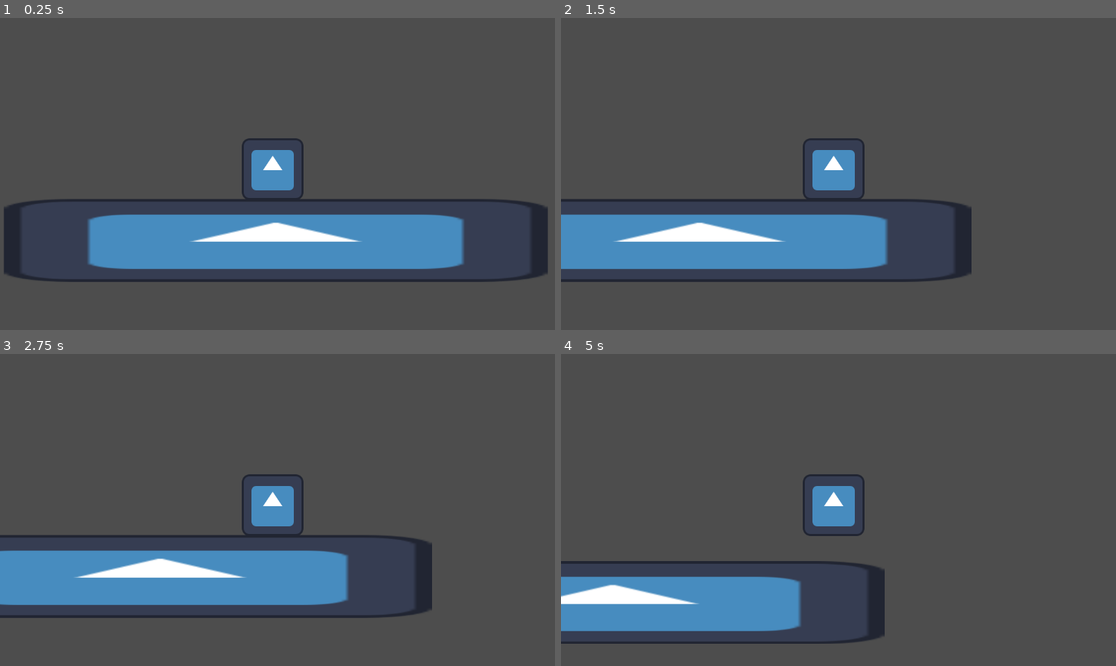
Above: before the commit, frames 1-4 (two rows, left to right).
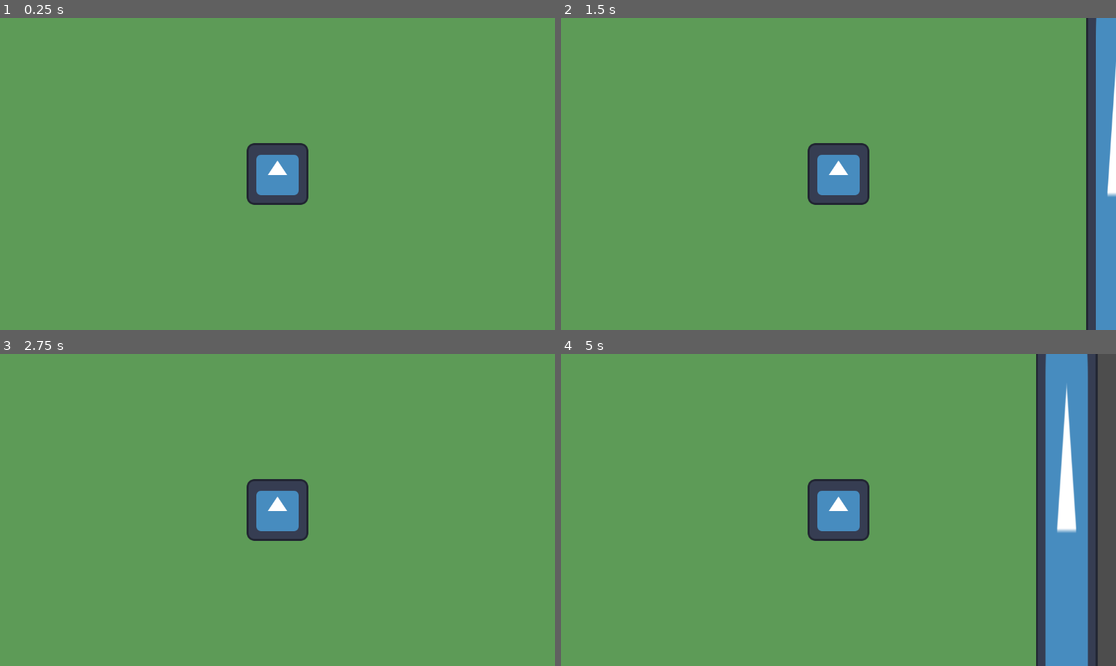
Above: after the commit, the same moments.

Repository: CupChad/SurvivorLike
Game: Godot game, scene res://Assets/main.tscn
The game is run twice, just before and just after one commit, with the same random seed, the same clock (stepped at 60 frames per second) and the same inputs. Before the commit the project starts from res://Nodes/node_2d.tscn. The engine's default icon, where the game draws it, is replaced by a stand-in: a white triangle on a blue panel in a dark square.
Inputs:
- Up to frame 1 (0.25 s): no input
- Up to frame 2 (1.5 s): tap Enter at 0.5 s; hold D (move_right) from 0.53 s (still down); tap Space (jump, bound only before the commit) at 0.6, 0.77, 1.07, 1.35 s
- Up to frame 3 (2.75 s): tap Space (jump, bound only before the commit) at 1.52, 1.82, 2.1 s; release D (move_right) at 2.03 s; hold A (move_left) from 2.03 s (still down)
- Up to frame 4 (5 s): release A (move_left) at 2.78 s; hold D (move_right) 2.78-4.28 s; tap Space (jump, bound only before the commit) at 2.85, 3.02, 3.32, 3.6, 3.77, 4.07, 4.35, 4.52, 4.82 s; hold A (move_left) from 4.28 s (still down)

The runs differ from the first frame. In frame 1, 99% of the frame differs, in the area x 0-100%, y 0-100%; in frame 2, 97%; in frame 3, 99%; in frame 4, 93%.

Commit message:
Character, Objects, and Area Changes
Changed character movement to be appropriate, changed area to be enclosed and flat instead of a platform. Changed player and objects to be new scenes, allowing them to be added freely.

Diff:
--- /dev/null
+++ b/Assets/enemy_1.tscn
@@ -0,0 +1,3 @@
+[gd_scene format=3 uid="uid://bceemsywu52j"]
+
+[node name="Enemy1" type="CharacterBody2D"]
--- /dev/null
+++ b/Assets/main.tscn
@@ -0,0 +1,36 @@
+[gd_scene load_steps=3 format=3 uid="uid://d2ixxagmg7tvm"]
+
+[ext_resource type="PackedScene" uid="uid://h6cd11x5fhga" path="res://Assets/object_(rename).tscn" id="1_gthij"]
+[ext_resource type="PackedScene" uid="uid://c2evov8d782ml" path="res://Assets/player.tscn" id="2_6a851"]
+
+[node name="main" type="Node2D"]
+
+[node name="world" type="Node2D" parent="."]
+
+[node name="Background" type="ColorRect" parent="world"]
+offset_left = -1075.0
+offset_top = -587.0
+offset_right = 1097.0
+offset_bottom = 670.0
+color = Color(0.366875, 0.606781, 0.342611, 1)
+
+[node name="Object (rename)" parent="world" instance=ExtResource("1_gthij")]
+position = Vector2(-1037, 34)
+scale = Vector2(1, 10.1083)
+
+[node name="Object (rename)2" parent="world" instance=ExtResource("1_gthij")]
+position = Vector2(1053, 23.0001)
+scale = Vector2(1, 10.1083)
+
+[node name="Object (rename)3" parent="world" instance=ExtResource("1_gthij")]
+position = Vector2(0, -504)
+scale = Vector2(16.08, 1.66834)
+
+[node name="Object (rename)4" parent="world" instance=ExtResource("1_gthij")]
+position = Vector2(-19.9999, 636)
+scale = Vector2(16.08, 1.66834)
+
+[node name="character" type="Node2D" parent="."]
+
+[node name="Player" parent="character" instance=ExtResource("2_6a851")]
+speed = 500.0
--- /dev/null
+++ b/Assets/object_(rename).tscn
@@ -0,0 +1,14 @@
+[gd_scene load_steps=3 format=3 uid="uid://h6cd11x5fhga"]
+
+[ext_resource type="Texture2D" uid="uid://b4rocvkvo1vge" path="res://Image Assets/icon.svg" id="1_3tmiv"]
+
+[sub_resource type="RectangleShape2D" id="RectangleShape2D_8oxyd"]
+size = Vector2(128, 127.536)
+
+[node name="Object (rename)" type="StaticBody2D"]
+
+[node name="Sprite2D" type="Sprite2D" parent="."]
+texture = ExtResource("1_3tmiv")
+
+[node name="CollisionShape2D" type="CollisionShape2D" parent="."]
+shape = SubResource("RectangleShape2D_8oxyd")
--- /dev/null
+++ b/Assets/player.tscn
@@ -0,0 +1,20 @@
+[gd_scene load_steps=4 format=3 uid="uid://c2evov8d782ml"]
+
+[ext_resource type="Script" path="res://Scripts/character_body_movement.gd" id="1_1tjrg"]
+[ext_resource type="Texture2D" uid="uid://b4rocvkvo1vge" path="res://Image Assets/icon.svg" id="2_va6l1"]
+
+[sub_resource type="RectangleShape2D" id="RectangleShape2D_7n7we"]
+size = Vector2(119, 49)
+
+[node name="Player" type="CharacterBody2D"]
+script = ExtResource("1_1tjrg")
+speed = null
+
+[node name="Sprite2D" type="Sprite2D" parent="."]
+texture = ExtResource("2_va6l1")
+
+[node name="CollisionShape2D" type="CollisionShape2D" parent="."]
+position = Vector2(0, 38)
+shape = SubResource("RectangleShape2D_7n7we")
+
+[node name="Camera2D" type="Camera2D" parent="."]
--- a/Nodes/node_2d.tscn
+++ /dev/null
@@ -1,40 +0,0 @@
-[gd_scene load_steps=5 format=3 uid="uid://d2ixxagmg7tvm"]
-
-[ext_resource type="Script" path="res://Scripts/character_body_2d.gd" id="1_25h6v"]
-[ext_resource type="Texture2D" uid="uid://b4rocvkvo1vge" path="res://Image Assets/icon.svg" id="1_437ml"]
-
-[sub_resource type="RectangleShape2D" id="RectangleShape2D_tmc8w"]
-size = Vector2(128, 128)
-
-[sub_resource type="RectangleShape2D" id="RectangleShape2D_l4r8a"]
-size = Vector2(1126, 170)
-
-[node name="main" type="Node2D"]
-
-[node name="character" type="Node2D" parent="."]
-
-[node name="CharacterBody2D" type="CharacterBody2D" parent="character"]
-script = ExtResource("1_25h6v")
-
-[node name="Sprite2D" type="Sprite2D" parent="character/CharacterBody2D"]
-position = Vector2(-10, -10)
-texture = ExtResource("1_437ml")
-
-[node name="CollisionShape2D" type="CollisionShape2D" parent="character/CharacterBody2D"]
-position = Vector2(-10, -10)
-shape = SubResource("RectangleShape2D_tmc8w")
-
-[node name="Camera2D" type="Camera2D" parent="character/CharacterBody2D"]
-
-[node name="world" type="Node2D" parent="."]
-
-[node name="StaticBody2D" type="StaticBody2D" parent="world"]
-
-[node name="Sprite2D" type="Sprite2D" parent="world/StaticBody2D"]
-position = Vector2(-3.50005, 144)
-scale = Vector2(8.82031, 1.34375)
-texture = ExtResource("1_437ml")
-
-[node name="CollisionShape2D" type="CollisionShape2D" parent="world/StaticBody2D"]
-position = Vector2(-3, 145)
-shape = SubResource("RectangleShape2D_l4r8a")
--- a/Scripts/character_body_2d.gd
+++ /dev/null
@@ -1,25 +0,0 @@
-extends CharacterBody2D
-
-
-const SPEED = 300.0
-const JUMP_VELOCITY = -400.0
-
-
-func _physics_process(delta: float) -> void:
-	# Add the gravity.
-	if not is_on_floor():
-		velocity += get_gravity() * delta
-
-	# Handle jump.
-	if Input.is_action_just_pressed("jump") and is_on_floor():
-		velocity.y = JUMP_VELOCITY
-
-	# Get the input direction and handle the movement/deceleration.
-	# As good practice, you should replace UI actions with custom gameplay actions.
-	var direction := Input.get_axis("move_left", "move_right")
-	if direction:
-		velocity.x = direction * SPEED
-	else:
-		velocity.x = move_toward(velocity.x, 0, SPEED)
-
-	move_and_slide()
--- /dev/null
+++ b/Scripts/character_body_movement.gd
@@ -0,0 +1,11 @@
+extends CharacterBody2D
+
+# @export is what makes this variable visible in the editor.
+# --CANNOT-- be put into a function.
+@export var speed: float = 200.0
+
+func _physics_process(_delta: float) -> void:
+	var direction = Input.get_vector("move_left", "move_right", "move_up", "move_down")
+	# Velocity is built in to CharacterBody2D
+	velocity = direction * speed
+	move_and_slide()
--- a/project.godot
+++ b/project.godot
@@ -11,15 +11,25 @@
 [application]
 
 config/name="SurvivorsLike"
-run/main_scene="res://Nodes/node_2d.tscn"
+run/main_scene="res://Assets/main.tscn"
 config/features=PackedStringArray("4.3", "Forward Plus")
 config/icon="res://Image Assets/icon.svg"
 
 [input]
 
+move_up={
+"deadzone": 0.5,
+"events": [Object(InputEventKey,"resource_local_to_scene":false,"resource_name":"","device":-1,"window_id":0,"alt_pressed":false,"shift_pressed":false,"ctrl_pressed":false,"meta_pressed":false,"pressed":false,"keycode":0,"physical_keycode":87,"key_label":0,"unicode":119,"location":0,"echo":false,"script":null)
+]
+}
 move_left={
 "deadzone": 0.5,
 "events": [Object(InputEventKey,"resource_local_to_scene":false,"resource_name":"","device":-1,"window_id":0,"alt_press …(191 unchanged characters)…
+]
+}
+move_down={
+"deadzone": 0.5,
+"events": [Object(InputEventKey,"resource_local_to_scene":false,"resource_name":"","device":-1,"window_id":0,"alt_pressed":false,"shift_pressed":false,"ctrl_pressed":false,"meta_pressed":false,"pressed":false,"keycode":0,"physical_keycode":83,"key_label":0,"unicode":115,"location":0,"echo":false,"script":null)
 ]
 }
 move_right={
@@ -27,8 +37,3 @@
 "events": [Object(InputEventKey,"resource_local_to_scene":false,"resource_name":"","device":-1,"window_id":0,"alt_press …(192 unchanged characters)…
 ]
 }
-jump={
-"deadzone": 0.5,
-"events": [Object(InputEventKey,"resource_local_to_scene":false,"resource_name":"","device":-1,"window_id":0,"alt_pressed":false,"shift_pressed":false,"ctrl_pressed":false,"meta_pressed":false,"pressed":false,"keycode":0,"physical_keycode":32,"key_label":0,"unicode":32,"location":0,"echo":false,"script":null)
-]
-}
